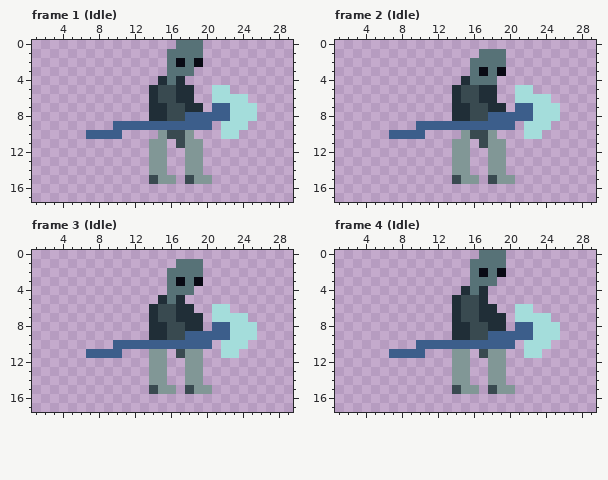
Two versions of one pixel-art file, Assets/Sprites/Enemies/Spear Skeleton/Spear Skeleton.aseprite. The first picture shows the starting point.
32x24 pixels, 19 frames. Shown: frame 1 (Idle): x 1..29, y 0..17; frame 2 (Idle): x 1..29, y 0..17; frame 3 (Idle): x 1..29, y 0..17; frame 4 (Idle): x 1..29, y 0..17. The commit also changed other frames, which this record leaves out.
New version:
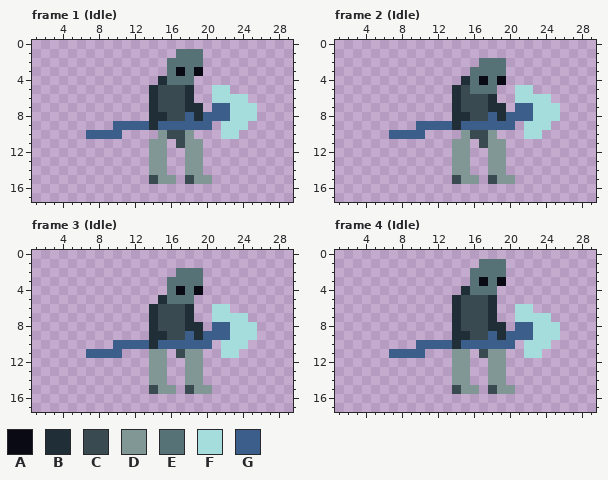
Palette (. is transparent): A #090a14  B #202e37  C #394a50  D #819796  E #577277  F #a4dddb  G #3c5e8b
Edits made:
--- frame 1 (Idle)
@@ x 12..21 @@
- 0 .....EEE..
- 1 ....EEEE..
- 2 ....EAEA..
- 3 ....EEE...
- 4 ...BEB....
- 5 ..BCCBB..F
- 6 ..BCCBB..F
- 7 ..BBCCBB.G
- 8 ..BBCCGGGG
- 9 GGGGGGGGG.
+ 0 ..........
+ 1 .....EEE..
+ 2 ....EEEE..
+ 3 ....EAEA..
+ 4 ...BEEE...
+ 5 ..BCCCB..F
+ 6 ..BCCCB..F
+ 7 ..BCCCBB.G
+ 8 ..BBCCGBGG
+ 9 GGBGGGGGG.
 10 ...DCCD...
--- frame 2 (Idle)
@@ x 12..21 @@
  0 ..........
- 1 .....EEE..
- 2 ....EEEE..
- 3 ....EAEA..
- 4 ...BEEE...
- 5 ..BCCBB..F
- 6 ..BCCBB..F
- 7 ..BBCCBB.G
- 8 ..BBCCGGGG
- 9 GGGGGGGGG.
+ 1 ..........
+ 2 .....EEE..
+ 3 ....EEEE..
+ 4 ...BEAEA..
+ 5 ..BCEEE..F
+ 6 ..BCCCB..F
+ 7 ..BCCCBB.G
+ 8 ..BBCCGBGG
+ 9 GGBGGGGGG.
 10 ...DCCD...
--- frame 3 (Idle)
@@ x 12..21 @@
  0 ..........
- 1 .....EEE..
- 2 ....EEEE..
- 3 ....EAEA..
- 4 ....EEE...
- 5 ...BEB....
- 6 ..BCCBB..F
- 7 ..BCCBBB.F
- 8 ..BBCCBB.G
- 9 ..BBCCGGGG
-10 GGGGGGGGG.
+ 1 ..........
+ 2 .....EEE..
+ 3 ....EEEE..
+ 4 ....EAEA..
+ 5 ...BEEE...
+ 6 ..BCCCB..F
+ 7 ..BCCCB..F
+ 8 ..BCCCBB.G
+ 9 ..BBCCGBGG
+10 GGBGGGGGG.
 11 ..DD.CDD..
--- frame 4 (Idle)
@@ x 12..21 @@
- 0 .....EEE..
- 1 ....EEEE..
- 2 ....EAEA..
- 3 ....EEE...
- 4 ...BEB....
- 5 ..BCCB....
- 6 ..BCCBB..F
- 7 ..BCCBBB.F
- 8 ..BBCCBB.G
- 9 ..BBCCGGGG
-10 GGGGGGGGG.
+ 0 ..........
+ 1 .....EEE..
+ 2 ....EEEE..
+ 3 ....EAEA..
+ 4 ...BEEE...
+ 5 ..BCCCB...
+ 6 ..BCCCB..F
+ 7 ..BCCCB..F
+ 8 ..BCCCBB.G
+ 9 ..BBCCGBGG
+10 GGBGGGGGG.
 11 ..DD.CDD..
